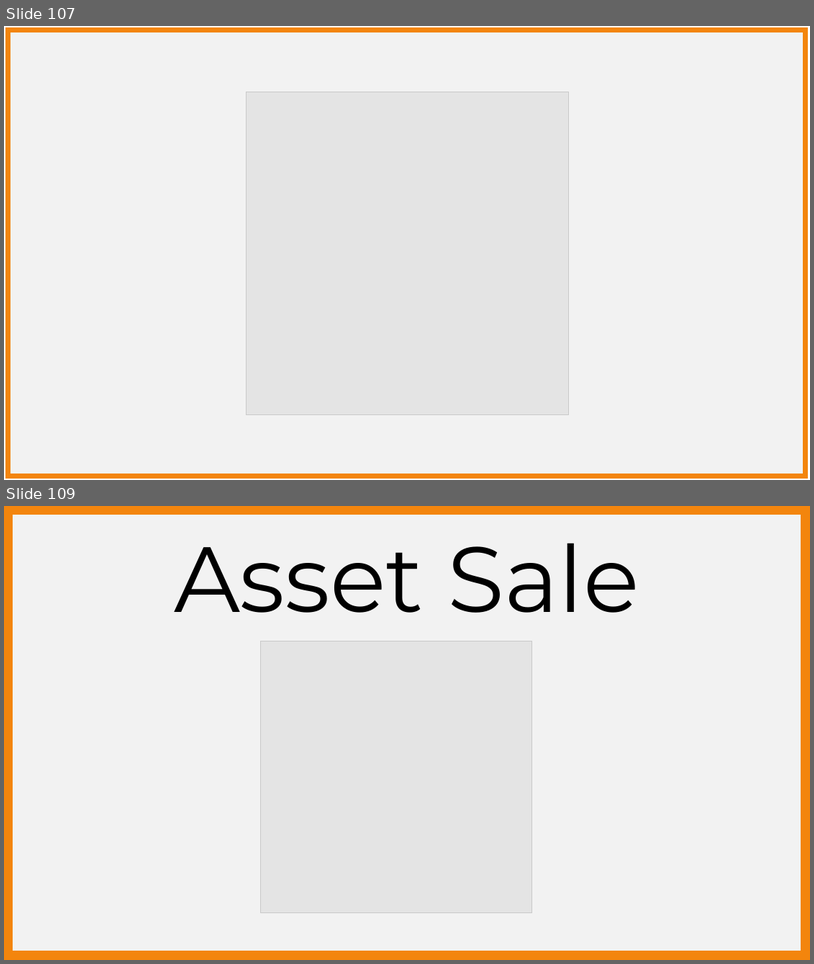
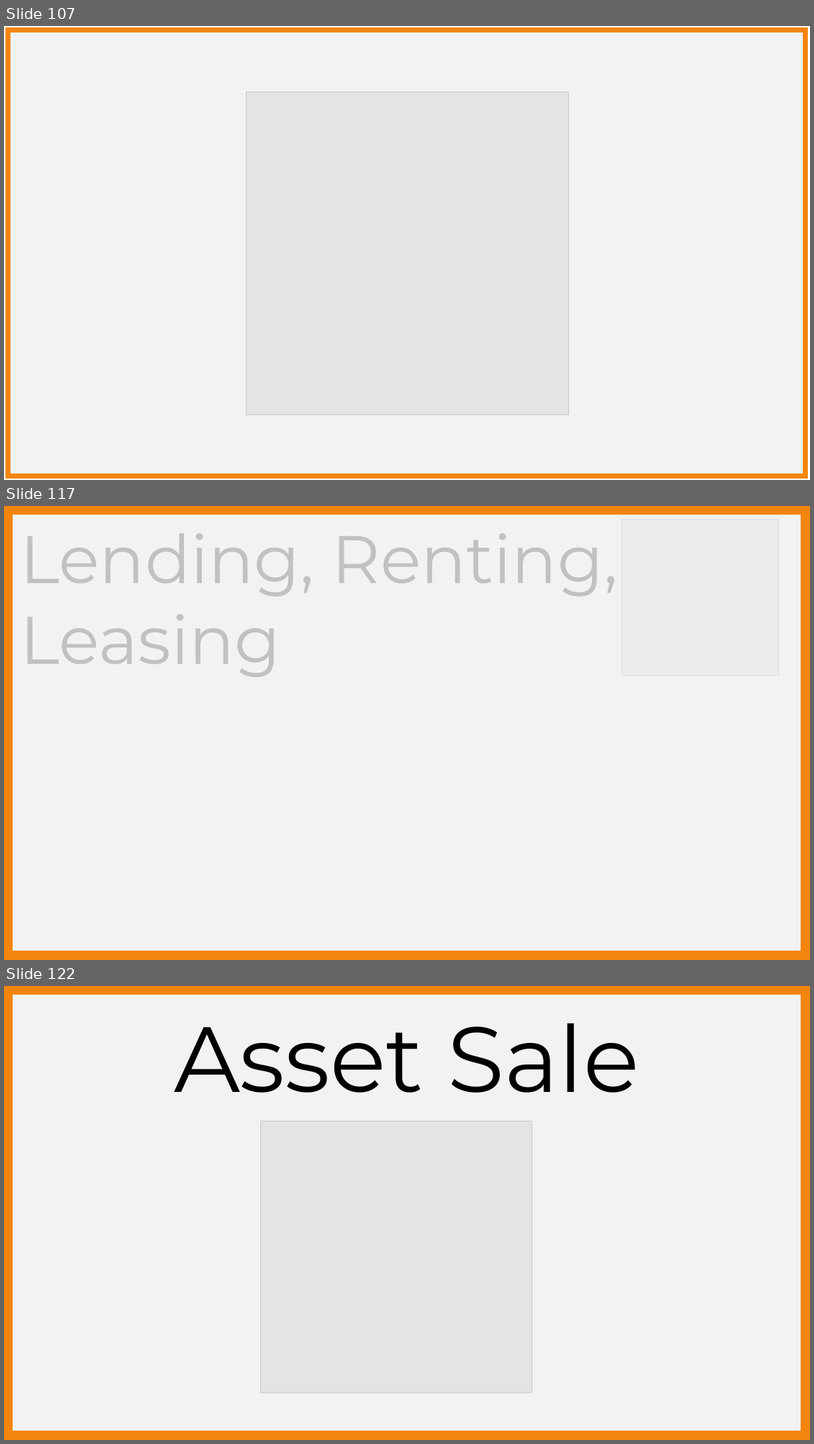
Before and after one commit to BPaaSModelling/Ontology4ModelingEnvironment, a slide deck: images/stickyNotes.pptx. Shown one above the other, each under a label of ours: slides 107 and 109 before the commit, slides 107, 117 and 122 after it; the slides between them are not shown. The pictures are 814x964 and 814x1444 pixels, drawn with LibreOffice and Linux fonts; fonts in the diff are those of the drawing; grey boxes stand for pictures. Boxes give left, top, right and bottom in pixels: in the first picture for what was removed or moved away, otherwise in the second. Text is boxed around its words. In the diff, an @@ line names an element or a change of style, - is before the commit and + after.

```diff
--- a/images/stickyNotes.pptx
+++ b/images/stickyNotes.pptx
@@ slide 117 added at (4, 506, 810, 960), background #FFFFFF @@
@@ rectangle added at (8, 510, 806, 955), fill #F2F2F2, outline #F3850D 12 pt @@
@@ rectangle added at (22, 518, 782, 698), fill #F2F2F2 at 80% opacity @@
@@ picture added at (622, 519, 779, 675) @@
@@ text added at (20, 533, 618, 677), 80 pt, text #000000 @@
+Lending, Renting, Leasing
@@ what was slide 109 is now slide 122 @@
```
Also in this commit, not shown: 1 slide changed, 24 other slides added.
